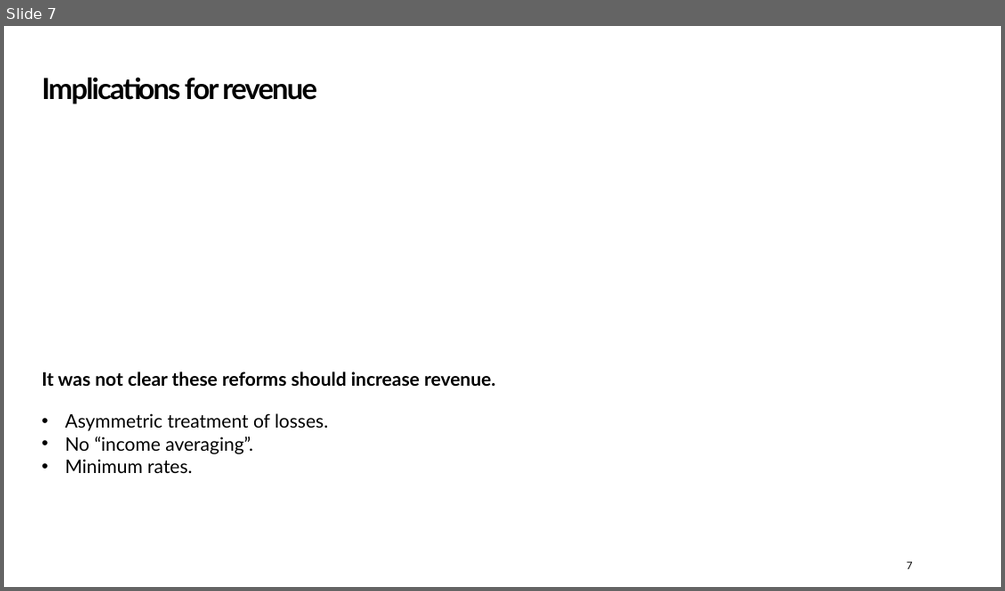
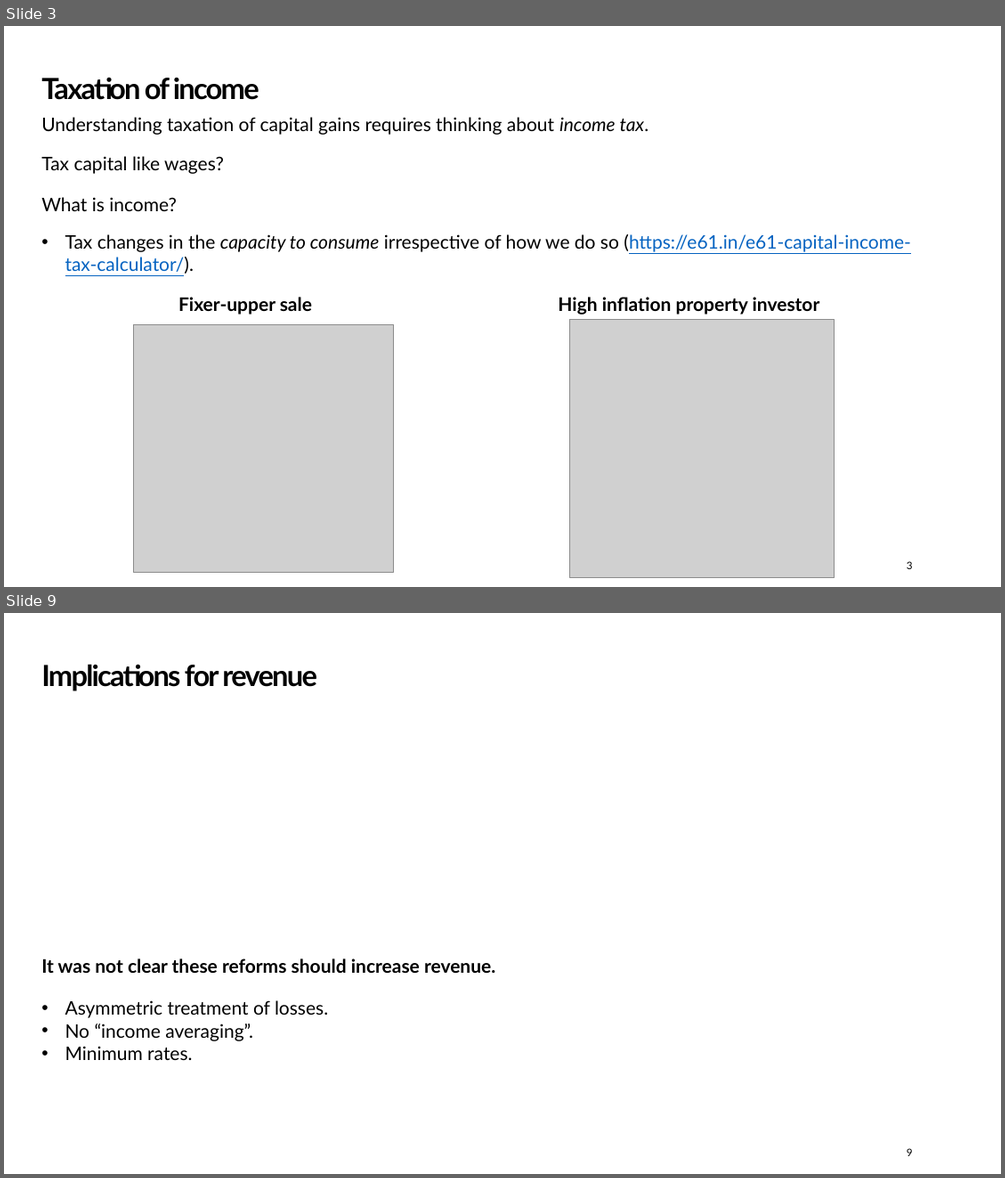
Before and after one commit to Zjub/TVHENZ, a slide deck: e61 Projects/Presentations/QETA Post-Budget 2026.pptx. Shown one above the other, each under a label of ours: slide 7 before the commit, slides 3 and 9 after it; the slides between them are not shown. The pictures are 1005x591 and 1005x1178 pixels, drawn with LibreOffice and Linux fonts; fonts in the diff are those of the drawing; grey boxes stand for pictures; background and template pictures are left out. Boxes give left, top, right and bottom in pixels: in the first picture for what was removed or moved away, otherwise in the second. Text is boxed around its words. In the diff, an @@ line names an element or a change of style, - is before the commit and + after.

```diff
--- a/e61 Projects/Presentations/QETA Post-Budget 2026.pptx
+++ b/e61 Projects/Presentations/QETA Post-Budget 2026.pptx
@@ slide 3 added at (4, 26, 1001, 587), background #FFFFFF @@
@@ title added at (41, 77, 259, 100), 28 pt, text #000000, bold @@
+Taxation of income
@@ text added at (41, 117, 649, 135), 18 pt, text #000000 @@
+Understanding taxation of capital gains requires thinking about income tax.
@@ text added at (41, 156, 224, 174), 18 pt, text #000000 @@
+Tax capital like wages?
@@ text added at (41, 197, 177, 211), 18 pt, text #000000 @@
+What is income?
@@ text added at (65, 234, 911, 273), 18 pt, text #000000 @@
+• Tax changes in the capacity to consume irrespective of how we do so (https://e61.in/e61-capital-income-tax-calculator/).
@@ text added at (178, 297, 312, 314), 18 pt, text #000000, bold @@
+Fixer-upper sale
@@ text added at (558, 297, 820, 314), 18 pt, text #000000, bold @@
+High inflation property investor
@@ picture added at (569, 319, 833, 578) @@
@@ picture added at (133, 324, 394, 572) @@
@@ page number added at (906, 561, 913, 569), 10 pt, text #000000 @@
+3
@@ what was slide 7 is now slide 9 @@
@@ page number at (906, 1148, 913, 1156): text changed @@
-7
+9
```
Also in this commit, not shown: 6 slides changed, 1 other slide added, 3 other files.
